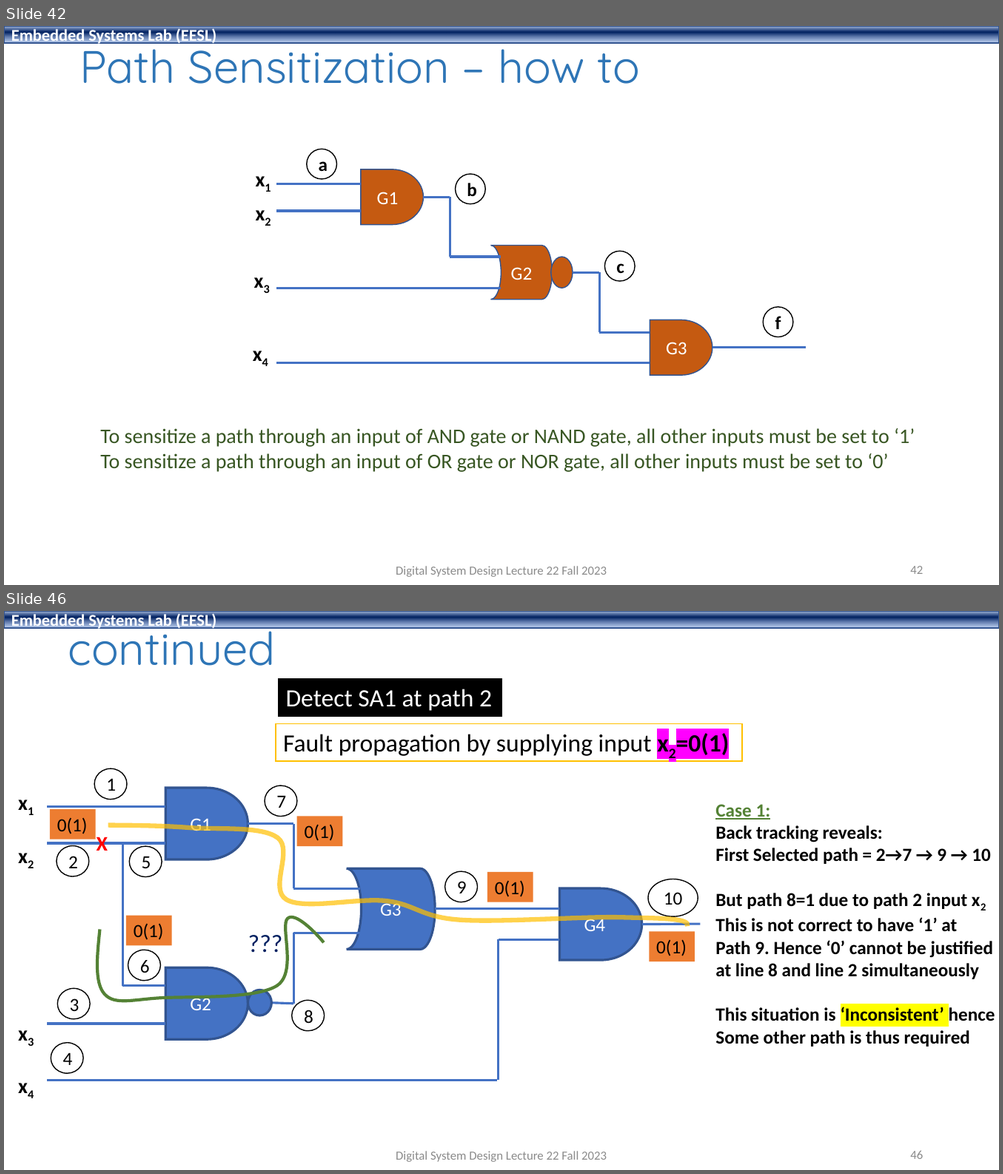
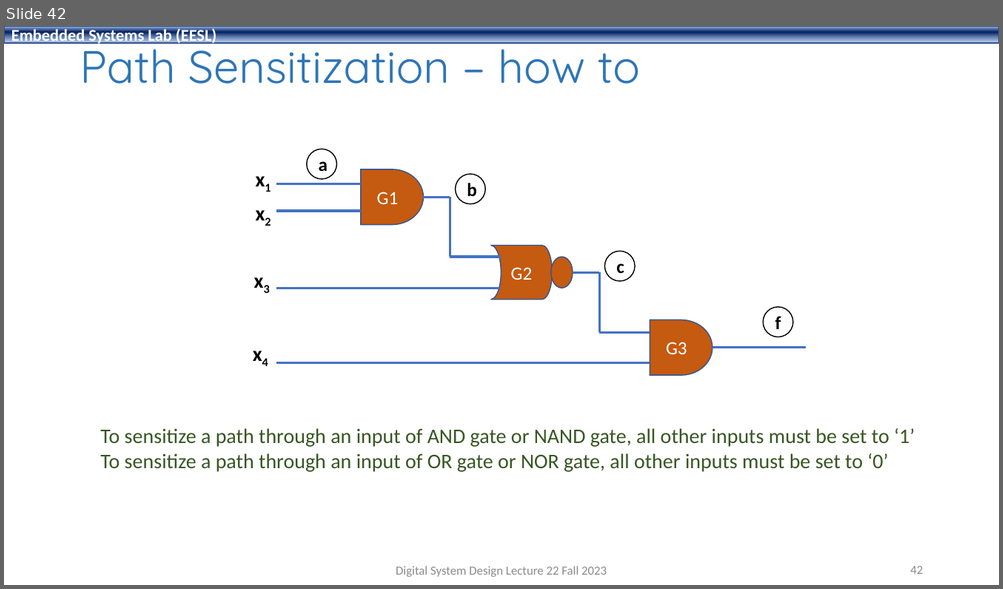
Before and after one commit to shahidmasud/shahidmasud.github.io, a slide deck: DSD_Lec22_Fall2023.ppsx. Shown one above the other, each under a label of ours: slides 42 and 46 before the commit, slide 42 after it; the slides between them are not shown. The pictures are 1003x1174 and 1003x589 pixels, drawn with LibreOffice and Linux fonts; fonts in the diff are those of the drawing; background and template pictures are left out. Boxes give left, top, right and bottom in pixels: in the first picture for what was removed or moved away, otherwise in the second. Text is boxed around its words. In the diff, an @@ line names an element or a change of style, - is before the commit and + after.

```diff
--- a/DSD_Lec22_Fall2023.ppsx
+++ b/DSD_Lec22_Fall2023.ppsx
@@ slide 46 removed at (4, 611, 999, 1170), background #FFFFFF; not listed: 1 template element that a slide beside it also shows @@
@@ title removed at (68, 618, 276, 666) @@
-continued
@@ rectangle removed at (279, 679, 502, 716) @@
-Detect SA1 at path 2
@@ rectangle removed at (276, 723, 742, 761) @@
-Fault propagation by supplying input x2=0(1)
@@ text removed at (715, 804, 995, 1047) @@
-Case 1:
-Back tracking reveals:
-First Selected path = 2→7 → 9 → 10
-But path 8=1 due to path 2 input x2
-This is not correct to have ‘1’ at
-Path 9. Hence ‘0’ cannot be justified
-at line 8 and line 2 simultaneously
-This situation is ‘Inconsistent’ hence
-Some other path is thus required
@@ group removed at (11, 769, 700, 1095): 16 lines, 11 ellipses, 5 rectangles, 3 flow chart delays, 3 texts, 2 freeform shapes, 1 flow chart online storage @@
-G1
-G2
-G3
-G4
-X
-1
-2
-5
-3
-4
-7
-8
-9
-10
-x1
-x2
-x3
-x4
-0(1)
-0(1)
-0(1)
-0(1)
-0(1)
-6
-???
@@ text removed at (395, 1151, 606, 1162) @@
-Digital System Design Lecture 22 Fall 2023
@@ page number removed at (910, 1151, 922, 1159) @@
-46
```
Also in this commit, not shown: 10 other slides removed, 3 other files.
